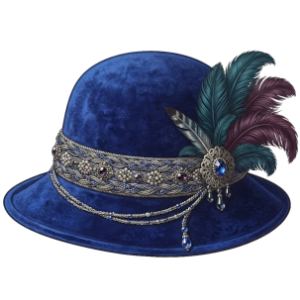
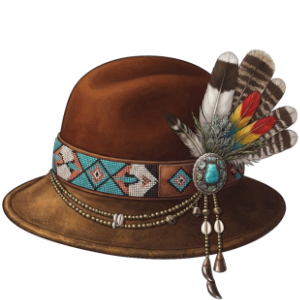
Layered file, before and after one edit (300 × 300). Changes by layer:
added layer "Копия Gemini_Generated_Image_ns9nylns9nylns9n.jpg" above "Копия Gemini_Generated_Image_p97d7hp97d7hp97d.jpg" over (2, 48, 299, 300)
hid "Копия Gemini_Generated_Image_p97d7hp97d7hp97d.jpg" over (3, 49, 299, 259)
